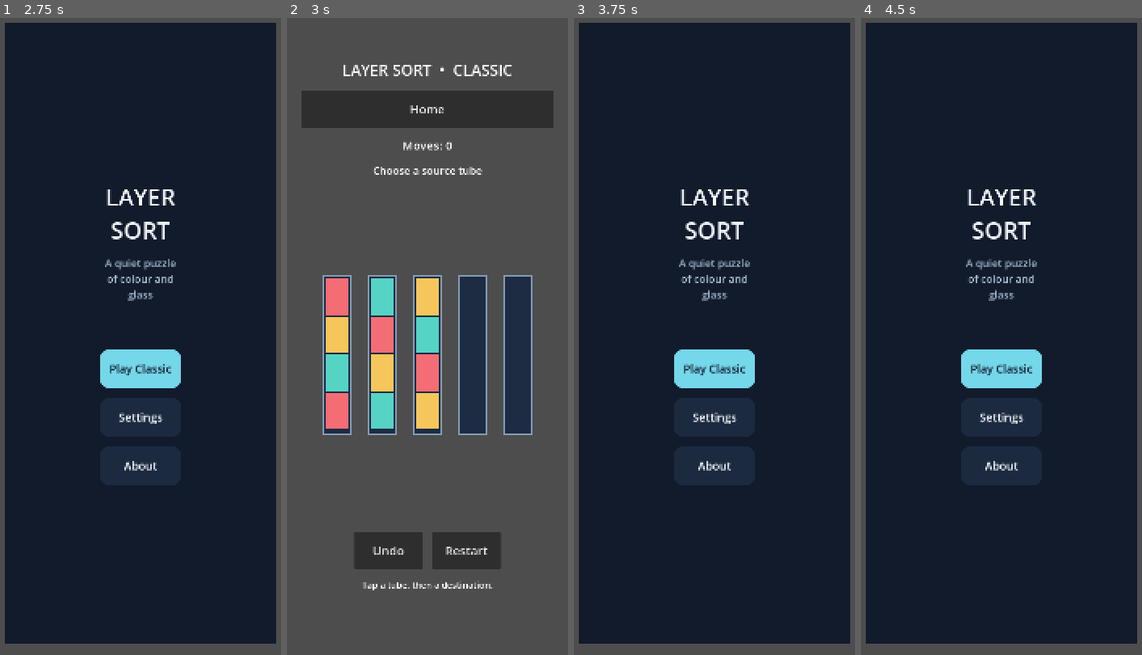
Above: before the commit, frames 1-4 (left to right).
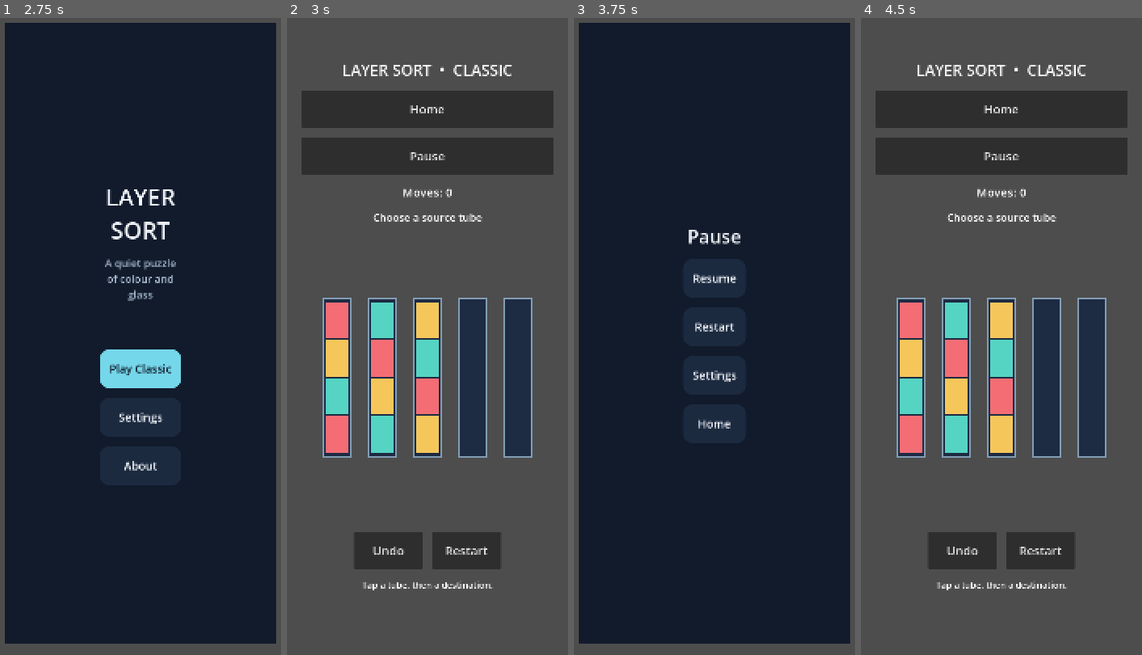
Above: after the commit, the same moments.

Repository: Yoseftext/layer-sort
Game: Godot game, scene res://scenes/navigation/root.tscn
Two runs of this game, one before a commit and one after it. Both use one fixed random seed, a clock stepped at 60 frames per second and the inputs below.
Inputs (mouse positions are in pixels of both pictures, inside the frame that each line leads up to):
- Up to frame 1 (2.75 s): tap Enter at 0.5 s; move the mouse to (205, 298) at 0.52 s; click (205, 298) at 0.67 s; click "Settings" at 1.25 s; click "Home" at 2 s
- Up to frame 2 (3 s): click "Play Classic" at 2.75 s
- Up to frame 3 (3.75 s): click "Home" (after the commit: "Pause") at 3.5 s
- Up to frame 4 (4.5 s): click (1001, 279) at 4.25 s, where only the run after the commit has a clickable "Resume"

Frame 1 is identical in both runs. In frame 2, 13% of the frame differs, in the area x 5-95%, y 18-70%; in frame 3, 3.4%; in frame 4, 89%, in the area x 1-99%, y 0-99%.

Commit message:
Fix gameplay Back with bounded Pause overlay

Diff:
--- /dev/null
+++ b/scenes/navigation/pause.tscn
@@ -0,0 +1,8 @@
+[gd_scene load_steps=2 format=3]
+[ext_resource type="Script" path="res://scripts/ui/pause_screen.gd" id="1"]
+[node name="Pause" type="Control"]
+layout_mode = 3
+anchors_preset = 15
+anchor_right = 1.0
+anchor_bottom = 1.0
+script = ExtResource("1")
--- a/scripts/ui/classic_game.gd
+++ b/scripts/ui/classic_game.gd
@@ -2,6 +2,7 @@
 extends Control
 
 signal home_requested
+signal pause_requested
 
 ## G2 test scene only; future G3 navigation may instantiate this scene.
 const LEVEL_PATH: String = "res://content/levels/level_001.json"
@@ -57,6 +58,10 @@
 	home.name = "HomeButton"
 	layout.add_child(home)
 	home.pressed.connect(func() -> void: home_requested.emit())
+	var pause: Button = _make_button(UiText.get_text("pause", language))
+	pause.name = "PauseButton"
+	layout.add_child(pause)
+	pause.pressed.connect(func() -> void: pause_requested.emit())
 	_moves = _make_label(UiText.get_text("moves", language) % 0, 29)
 	layout.add_child(_moves)
 	_status = _make_label(UiText.get_text("choose", language), 26)
@@ -173,6 +178,10 @@
 	print("LAYER_SORT_G2_UNDO %s" % _session.snapshot().identity())
 
 
+func restart_attempt() -> void:
+	_on_restart()
+
+
 func _on_restart() -> void:
 	if _session == null or _suspended or _conflicting_touch:
 		return
--- a/scripts/ui/navigation_coordinator.gd
+++ b/scripts/ui/navigation_coordinator.gd
@@ -5,6 +5,7 @@
 const HOME_SCENE: PackedScene = preload("res://scenes/navigation/home.tscn")
 const SETTINGS_SCENE: PackedScene = preload("res://scenes/navigation/settings.tscn")
 const ABOUT_SCENE: PackedScene = preload("res://scenes/navigation/about.tscn")
+const PAUSE_SCENE: PackedScene = preload("res://scenes/navigation/pause.tscn")
 const GAME_SCENE: PackedScene = preload("res://scenes/game/classic_game.tscn")
 
 var _state: NavigationState = NavigationState.new()
@@ -13,6 +14,9 @@
 var _surface: MarginContainer
 var _screen: Control
 var _exit_dialog: ConfirmationDialog
+var _restart_dialog: ConfirmationDialog
+var _pause_screen: PauseScreen
+var _pause_settings: SettingsScreen
 var _leave_dialog: ConfirmationDialog
 
 
@@ -43,6 +47,7 @@
 func go_home() -> void:
 	if _leave_dialog != null and is_instance_valid(_leave_dialog):
 		_leave_dialog.hide()
+	_close_pause()
 	_state.open_home()
 	_show(HOME_SCENE)
 
@@ -73,6 +78,7 @@
 	game.language = _settings.language
 	_replace_screen(game)
 	game.home_requested.connect(request_home)
+	game.pause_requested.connect(_open_pause)
 	print("LAYER_SORT_G3_GAME_READY " + level_id)
 	return true
 
@@ -84,8 +90,17 @@
 	if _exit_dialog != null and is_instance_valid(_exit_dialog) and _exit_dialog.visible:
 		_exit_dialog.hide()
 		return
+	if _pause_settings != null:
+		_close_pause_settings()
+		return
+	if _restart_dialog != null and _restart_dialog.visible:
+		_restart_dialog.hide()
+		return
+	if _pause_screen != null:
+		_close_pause()
+		return
 	if _state.route == NavigationState.Route.GAME:
-		request_home()
+		_open_pause()
 		return
 	if _state.back():
 		go_home()
@@ -118,6 +133,7 @@
 
 
 func _replace_screen(next: Control) -> void:
+	_close_pause()
 	if _screen != null:
 		_surface.remove_child(_screen)
 		_screen.queue_free()
@@ -133,7 +149,82 @@
 
 func _on_language_selected(code: String) -> void:
 	if _settings.set_language(code):
-		_show(SETTINGS_SCENE)
+		if _pause_settings != null:
+			_close_pause_settings()
+			_open_pause_settings()
+		else:
+			_show(SETTINGS_SCENE)
+
+
+func _open_pause() -> void:
+	var game: ClassicGame = _screen as ClassicGame
+	if game == null or _pause_screen != null:
+		return
+	game.set_process_input(false)
+	_pause_screen = PAUSE_SCENE.instantiate() as PauseScreen
+	_pause_screen.language = _settings.language
+	_surface.add_child(_pause_screen)
+	_pause_screen.set_anchors_and_offsets_preset(Control.PRESET_FULL_RECT)
+	_pause_screen.resume_requested.connect(_close_pause)
+	_pause_screen.restart_requested.connect(_request_restart)
+	_pause_screen.settings_requested.connect(_open_pause_settings)
+	_pause_screen.home_requested.connect(request_home)
+
+
+func _close_pause() -> void:
+	_close_pause_settings()
+	if _pause_screen != null:
+		_pause_screen.queue_free()
+		_pause_screen = null
+	var game: ClassicGame = _screen as ClassicGame
+	if game != null:
+		game.set_process_input(true)
+
+
+func _open_pause_settings() -> void:
+	if _pause_screen == null:
+		return
+	_pause_screen.hide()
+	_pause_settings = SETTINGS_SCENE.instantiate() as SettingsScreen
+	_pause_settings.language = _settings.language
+	_pause_settings.return_to_pause = true
+	_surface.add_child(_pause_settings)
+	_pause_settings.set_anchors_and_offsets_preset(Control.PRESET_FULL_RECT)
+	_pause_settings.language_selected.connect(_on_language_selected)
+	_pause_settings.home_requested.connect(_close_pause_settings)
+
+
+func _close_pause_settings() -> void:
+	if _pause_settings != null:
+		_pause_settings.queue_free()
+		_pause_settings = null
+	if _pause_screen != null:
+		_pause_screen.show()
+
+
+func _request_restart() -> void:
+	var game: ClassicGame = _screen as ClassicGame
+	if game == null:
+		return
+	if not game.has_unsaved_move():
+		_restart_game()
+		return
+	if _restart_dialog == null:
+		_restart_dialog = ConfirmationDialog.new()
+		add_child(_restart_dialog)
+		_restart_dialog.confirmed.connect(_restart_game)
+	_restart_dialog.title = UiText.get_text("restart_title", _settings.language)
+	_restart_dialog.dialog_text = UiText.get_text("restart_message", _settings.language)
+	_restart_dialog.ok_button_text = UiText.get_text("restart", _settings.language)
+	_restart_dialog.cancel_button_text = UiText.get_text("cancel", _settings.language)
+	_restart_dialog.popup_centered()
+
+
+func _restart_game() -> void:
+	var game: ClassicGame = _screen as ClassicGame
+	if game != null:
+		game.restart_attempt()
+	_close_pause()
 
 
 func request_home() -> void:
--- /dev/null
+++ b/scripts/ui/pause_screen.gd
@@ -0,0 +1,28 @@
+class_name PauseScreen
+extends Control
+
+signal resume_requested
+signal restart_requested
+signal settings_requested
+signal home_requested
+
+var language: String = "en"
+
+
+func _ready() -> void:
+	mouse_filter = Control.MOUSE_FILTER_STOP
+	layout_direction = Control.LAYOUT_DIRECTION_RTL if language == "ar" else Control.LAYOUT_DIRECTION_LTR
+	ScreenWidgets.background(self)
+	var column: VBoxContainer = ScreenWidgets.stack(self)
+	column.add_child(ScreenWidgets.label(UiText.get_text("pause", language), 46))
+	_add_button(column, "resume", "ResumeButton", resume_requested)
+	_add_button(column, "restart", "RestartButton", restart_requested)
+	_add_button(column, "settings", "SettingsButton", settings_requested)
+	_add_button(column, "home", "HomeButton", home_requested)
+
+
+func _add_button(column: VBoxContainer, key: String, node_name: String, action: Signal) -> void:
+	var button: Button = ScreenWidgets.button(UiText.get_text(key, language))
+	button.name = node_name
+	column.add_child(button)
+	button.pressed.connect(func() -> void: action.emit())
--- a/scripts/ui/settings_screen.gd
+++ b/scripts/ui/settings_screen.gd
@@ -5,6 +5,7 @@
 signal home_requested
 
 var language: String = "en"
+var return_to_pause: bool = false
 
 
 func _ready() -> void:
@@ -24,7 +25,7 @@
 	column.add_child(arabic)
 	arabic.pressed.connect(func() -> void: language_selected.emit("ar"))
 	column.add_child(ScreenWidgets.label(UiText.get_text("session_only", language), 21, true))
-	var home: Button = ScreenWidgets.button(UiText.get_text("home", language))
+	var home: Button = ScreenWidgets.button(UiText.get_text("back", language) if return_to_pause else UiText.get_text("home", language))
 	home.name = "HomeButton"
 	column.add_child(home)
 	home.pressed.connect(func() -> void: home_requested.emit())
--- a/scripts/ui/ui_text.gd
+++ b/scripts/ui/ui_text.gd
@@ -9,6 +9,7 @@
 		"settings": "Settings",
 		"about": "About",
 		"home": "Home",
+		"back": "Back",
 		"language": "Language",
 		"english": "English",
 		"arabic": "العربية",
@@ -37,6 +38,10 @@
 		"cannot_pour": "Cannot pour: %s",
 		"undo": "Undo",
 		"restart": "Restart",
+		"pause": "Pause",
+		"resume": "Resume",
+		"restart_title": "Restart puzzle?",
+		"restart_message": "This attempt will start over.",
 		"undone": "Undo",
 		"nothing_to_undo": "Nothing to undo",
 		"restarted": "Restarted — choose a source tube",
@@ -51,6 +56,7 @@
 		"settings": "الإعدادات",
 		"about": "عن اللعبة",
 		"home": "الرئيسية",
+		"back": "رجوع",
 		"language": "اللغة",
 		"english": "English",
 		"arabic": "العربية",
@@ -79,6 +85,10 @@
 		"cannot_pour": "مش ممكن تصب: %s",
 		"undo": "تراجع",
 		"restart": "إعادة",
+		"pause": "إيقاف مؤقت",
+		"resume": "متابعة",
+		"restart_title": "تعيد اللغز؟",
+		"restart_message": "ستبدأ هذه المحاولة من جديد.",
 		"undone": "تم التراجع",
 		"nothing_to_undo": "مفيش حركة ترجع",
 		"restarted": "بدأنا من جديد — اختار أنبوبة",
--- a/tests/g3a/navigation_test.gd
+++ b/tests/g3a/navigation_test.gd
@@ -54,6 +54,33 @@
 		game._on_tube_pressed(0)
 		game._on_tube_pressed(3)
 		_expect(game.has_unsaved_move(), "fixture move committed")
+		navigation.go_back()
+		var pause: PauseScreen = navigation.get("_pause_screen") as PauseScreen
+		_expect(pause != null and pause.visible, "game Back opens Pause")
+		_expect(game.has_unsaved_move(), "Pause retains committed move")
+		navigation.go_back()
+		_expect(navigation.get("_pause_screen") == null and game.has_unsaved_move(), "Back resumes without changing move")
+		var pause_button: Button = game.find_child("PauseButton", true, false) as Button
+		pause_button.pressed.emit()
+		pause = navigation.get("_pause_screen") as PauseScreen
+		var settings_from_pause: Button = pause.find_child("SettingsButton", true, false) as Button
+		settings_from_pause.pressed.emit()
+		_expect(navigation.get("_pause_settings") is SettingsScreen, "Pause Settings opens")
+		navigation.go_back()
+		_expect(navigation.get("_pause_settings") == null and navigation.get("_pause_screen") != null, "Settings Back returns Pause")
+		var restart_from_pause: Button = pause.find_child("RestartButton", true, false) as Button
+		restart_from_pause.pressed.emit()
+		var restart_dialog: ConfirmationDialog = navigation.get("_restart_dialog") as ConfirmationDialog
+		_expect(restart_dialog != null and restart_dialog.visible, "played attempt restart confirms")
+		navigation.go_back()
+		_expect(game.has_unsaved_move(), "cancelled restart retains move")
+		var exit_from_pause: Button = pause.find_child("HomeButton", true, false) as Button
+		exit_from_pause.pressed.emit()
+		_expect(navigation.get("_leave_dialog") != null, "Pause exit uses unsaved confirmation")
+		navigation.go_back()
+		var resume: Button = pause.find_child("ResumeButton", true, false) as Button
+		resume.pressed.emit()
+		_expect(navigation.get("_pause_screen") == null and game.has_unsaved_move(), "Resume retains move")
 		var game_home_button: Button = game.find_child("HomeButton", true, false) as Button
 		_expect(game_home_button != null, "game Home button reachable")
 		game_home_button.pressed.emit()
@@ -68,7 +95,18 @@
 			_expect(navigation.current_route() == NavigationState.Route.HOME, "confirmed leave returns Home")
 		_expect(navigation.open_level(catalog_result.catalog.entry_level_id), "fixture reopens")
 		navigation.go_back()
-		_expect(navigation.current_route() == NavigationState.Route.HOME, "game Back returns Home")
+		_expect(navigation.get("_pause_screen") is PauseScreen, "fresh game Back opens Pause")
+		var fresh_game: ClassicGame = navigation.current_screen() as ClassicGame
+		fresh_game._on_tube_pressed(0)
+		fresh_game._on_tube_pressed(3)
+		var fresh_pause: PauseScreen = navigation.get("_pause_screen") as PauseScreen
+		(fresh_pause.find_child("RestartButton", true, false) as Button).pressed.emit()
+		(navigation.get("_restart_dialog") as ConfirmationDialog).confirmed.emit()
+		_expect(not fresh_game.has_unsaved_move() and navigation.get("_pause_screen") == null, "confirmed Restart resets attempt")
+		(navigation.get("_restart_dialog") as ConfirmationDialog).hide()
+		navigation.go_back()
+		(navigation.get("_pause_screen") as PauseScreen).find_child("HomeButton", true, false).pressed.emit()
+		_expect(navigation.current_route() == NavigationState.Route.HOME, "unused attempt exits without confirmation")
 	navigation.go_back()
 	var exit_dialog: ConfirmationDialog = navigation.get("_exit_dialog") as ConfirmationDialog
 	_expect(exit_dialog != null and exit_dialog.visible, "Home Back confirms exit")
Not shown, changed: docs/G3A_IMPLEMENTATION.md
